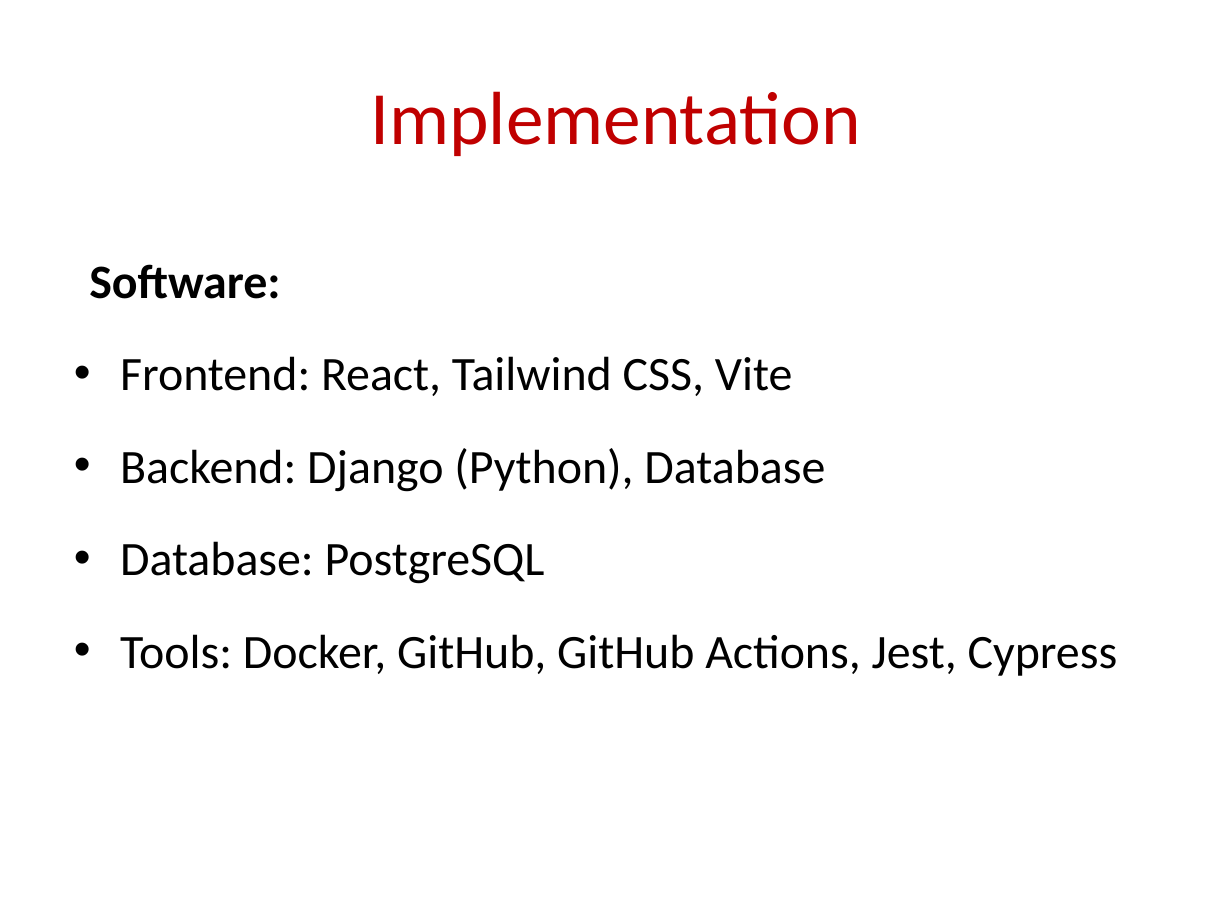
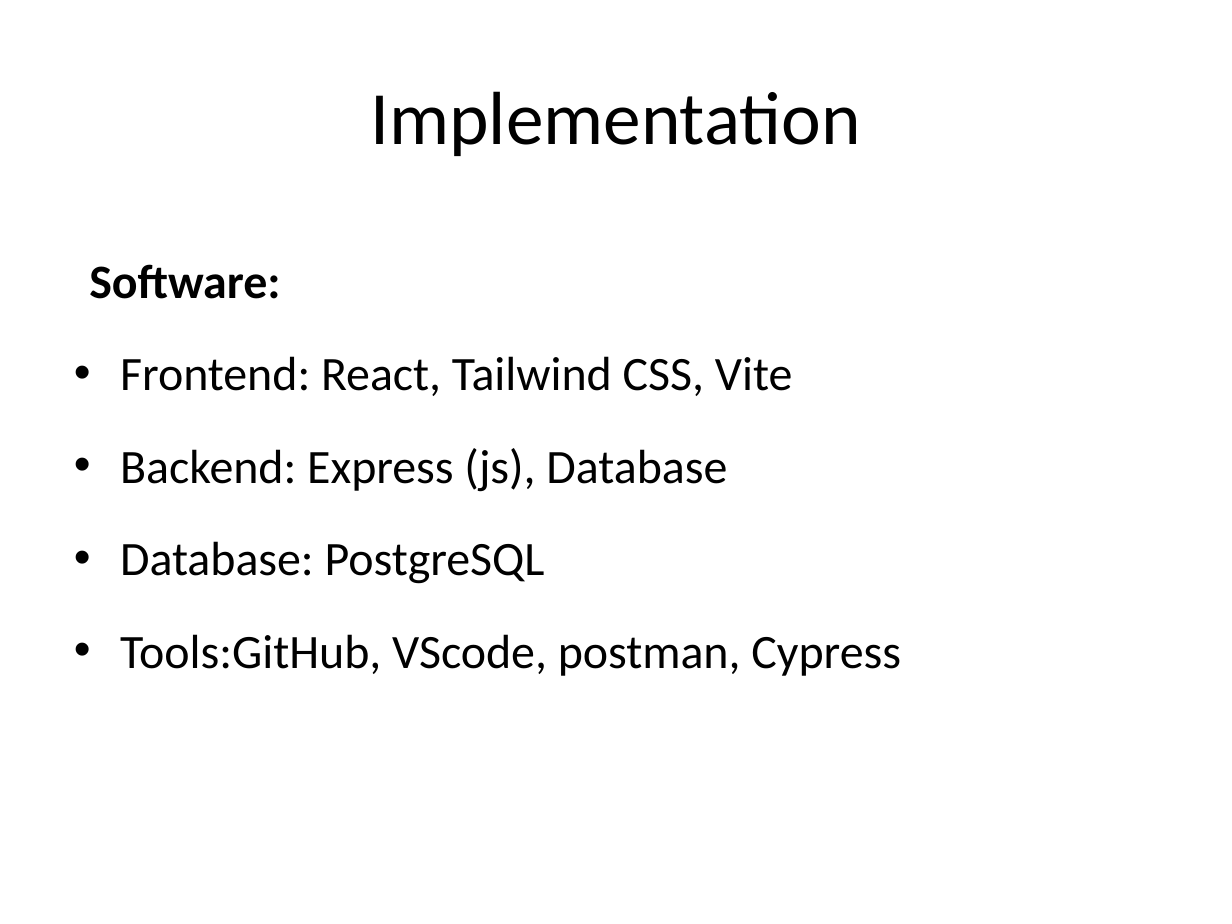
Before and after one commit to xhani890/PhishNet, a slide deck: slide 32 of Documentation/Templates/Template #7/Template #7 - Final Project Presentation - 8.0.pptx (slide 35 before the commit). Drawn at 1232x924 pixels with LibreOffice and Linux fonts; fonts in the diff are those of the drawing; background and template pictures are left out. Boxes give left, top, right and bottom in pixels: in the first picture for what was removed or moved away, otherwise in the second. Text is boxed around its words. In the diff, an @@ line names an element or a change of style, - is before the commit and + after.

```diff
--- a/Documentation/Templates/Template #7/Template #7 - Final Project Presentation - 8.0.pptx
+++ b/Documentation/Templates/Template #7/Template #7 - Final Project Presentation - 8.0.pptx
@@ title "Implementation" at [370, 91, 860, 156]: text colour #C00000 to #000000 @@
@@ text at [120, 448, 727, 492]: text changed @@
-• Backend: Django (Python), Database
+• Backend: Express (js), Database
@@ text at [120, 634, 901, 676]: text changed @@
-• Tools: Docker, GitHub, GitHub Actions, Jest, Cypress
+• Tools:GitHub, VScode, postman, Cypress
```
Also in this commit, not shown: 29 other slides changed, 1 slide added, 4 slides removed.
